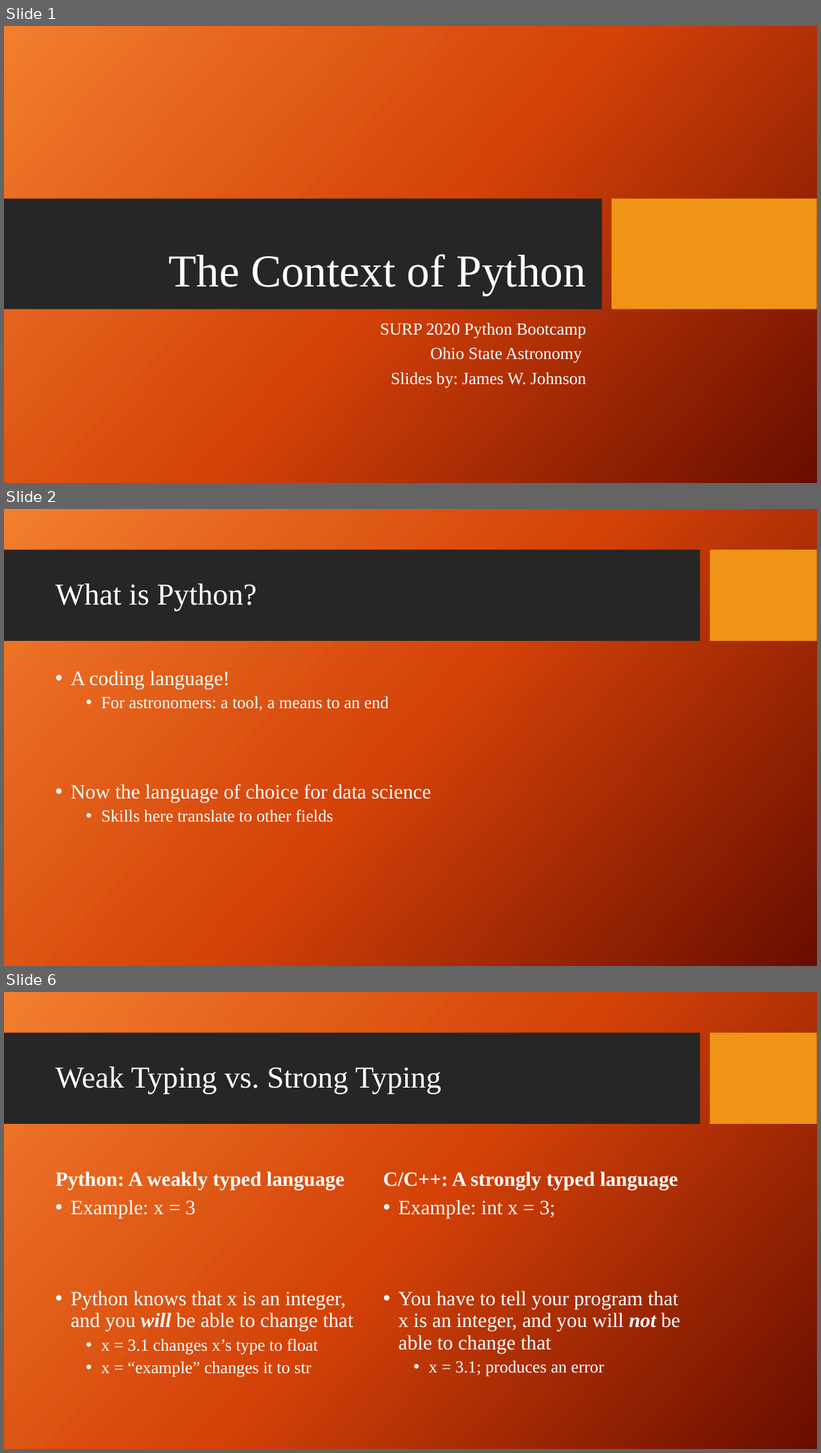
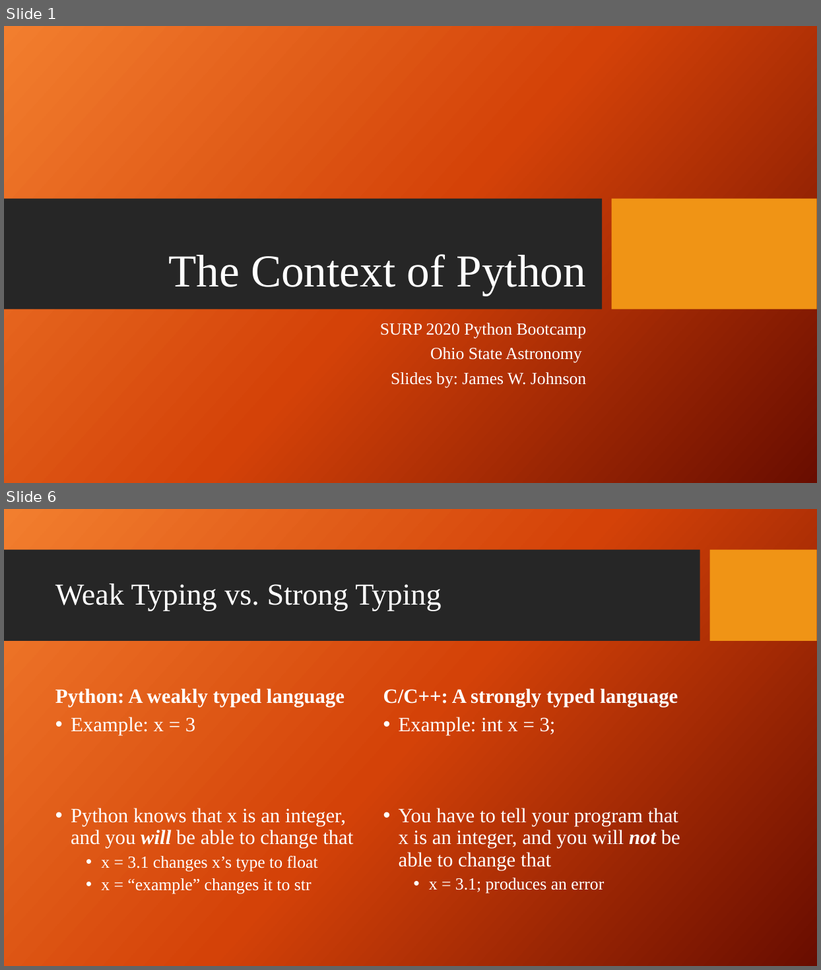
Before and after one commit to giganano/PythonBootcamp, a slide deck: slides/context.pptx. Shown one above the other, each under a label of ours: slides 1, 2 and 6 before the commit, slides 1 and 6 after it; the slides between them are not shown. The pictures are 821x1453 and 821x970 pixels, drawn with LibreOffice and Linux fonts; fonts in the diff are those of the drawing; background and template pictures are left out. Boxes give left, top, right and bottom in pixels: in the first picture for what was removed or moved away, otherwise in the second. Text is boxed around its words. In the diff, an @@ line names an element or a change of style, - is before the commit and + after.

```diff
--- a/slides/context.pptx
+++ b/slides/context.pptx
@@ slide 2 removed at [4,509,817,966], background picture (left out); not listed: 2 template elements that a slide beside it also shows @@
@@ title removed at [55,584,257,611] @@
-What is Python?
@@ text removed at [71,671,432,823] @@
-• A coding language!
-  • For astronomers: a tool, a means to an end
-• Now the language of choice for data science
-  • Skills here translate to other fields
```
Also in this commit, not shown: 3 slides changed, 2 slides added, 11 other files.
